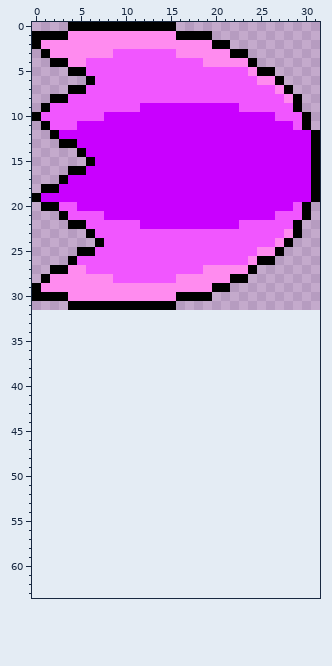
Pixel-art sprite, stored at assets/boss/MagicSpell.png. That is the earlier state.
The file is 32x32 pixels. Colours within 5 levels of each other are drawn and written as one. The old version is drawn lined up with the new one, on the new canvas.
The result:
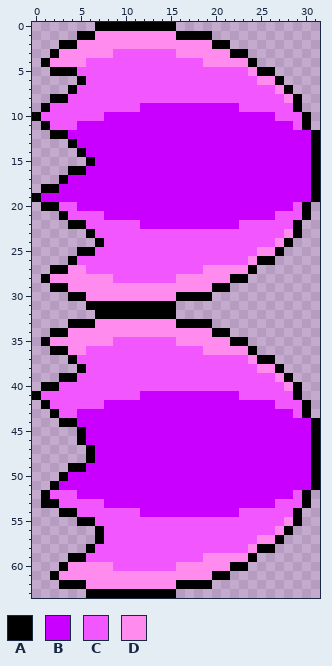
Palette (. is transparent): A #000000  B #c900ff  C #f156ff  D #ff8bef
Change:
canvas 32x32 -> 32x64
y 0: x 4..6 AAA -> ...
y 1: x 0..6 AAAADDD -> .....AA
y 2: x 0..4 ADDDD -> ...AA
y 3: x 1..2 AD -> .A
y 4: x 1..3 .AA -> ADD
y 5: x 2..3 .. -> AA; x 5 A -> C
y 6: x 5..6 .A -> AC
y 7: x 5 A -> C
y 12: x 3 B -> A
y 13: x 3 A -> .
y 29: x 0..3 ADDD -> ..AA
y 30: x 0..5 AAAADD -> ....AA
y 31: x 4..5 AA -> ..
y 32: x 7..15 ......... -> AAAAAAAAA
y 33: x 4..19 ................ -> AAADDDDDDDDDAAAA
y 34: x 2..21 .................... -> AADDDDDDDDDDDDDDDDAA
y 35: x 1..23 ....................... -> ADDDDDDDCCCCCCCDDDDDDAA
y 36: x 2..24 ....................... -> AADDCCCCCCCCCCCCCDDDDDA
y 37: x 4..26 ....................... -> ACCCCCCCCCCCCCCCCCCCDAA
y 38: x 5..27 ....................... -> ACCCCCCCCCCCCCCCCCCCDDA
y 39: x 3..28 .......................... -> AACCCCCCCCCCCCCCCCCCCCCCDA
y 40: x 1..29 ............................. -> AACCCCCCCCCCCCCCCCCCCCCCCCCDA
y 41: x 0..29 .............................. -> ACCCCCCCCCCCBBBBBBBBBBBCCCCCCA
y 42: x 1..30 .............................. -> ACCCCCCBBBBBBBBBBBBBBBBBBBCCCA
y 43: x 2..30 ............................. -> ACCBBBBBBBBBBBBBBBBBBBBBBBBCA
y 44: x 3..31 ............................. -> AABBBBBBBBBBBBBBBBBBBBBBBBBBA
y 45..46: x 5..31 ........................... -> ABBBBBBBBBBBBBBBBBBBBBBBBBA
y 47..48: x 6..31 .......................... -> ABBBBBBBBBBBBBBBBBBBBBBBBA
y 49: x 4..31 ............................ -> AABBBBBBBBBBBBBBBBBBBBBBBBBA
y 50: x 3..31 ............................. -> ABBBBBBBBBBBBBBBBBBBBBBBBBBBA
y 51: x 2..31 .............................. -> ABBBBBBBBBBBBBBBBBBBBBBBBBBBBA
y 52: x 1..30 .............................. -> ACCCBBBBBBBBBBBBBBBBBBBBBBBBCA
y 53: x 1..30 .............................. -> AACCCCCBBBBBBBBBBBBBBBBBBBCCCA
y 54: x 3..29 ........................... -> AACCCCCCCBBBBBBBBBBBCCCCCCA
y 55: x 5..29 ......................... -> AACCCCCCCCCCCCCCCCCCCCCDA
y 56: x 7..28 ...................... -> ACCCCCCCCCCCCCCCCCCCDA
y 57: x 7..27 ..................... -> ACCCCCCCCCCCCCCCCCDDA
y 58: x 6..26 ..................... -> ACCCCCCCCCCCCCCCCCDAA
y 59: x 4..24 ..................... -> AACCCCCCCCCCCCCDDDDDA
y 60: x 3..23 ..................... -> ADDDDDCCCCCCCDDDDDDAA
y 61: x 2..21 .................... -> ADDDDDDDDDDDDDDDDDAA
y 62: x 3..19 ................. -> AAADDDDDDDDDDAAAA
y 63: x 6..15 .......... -> AAAAAAAAAA
